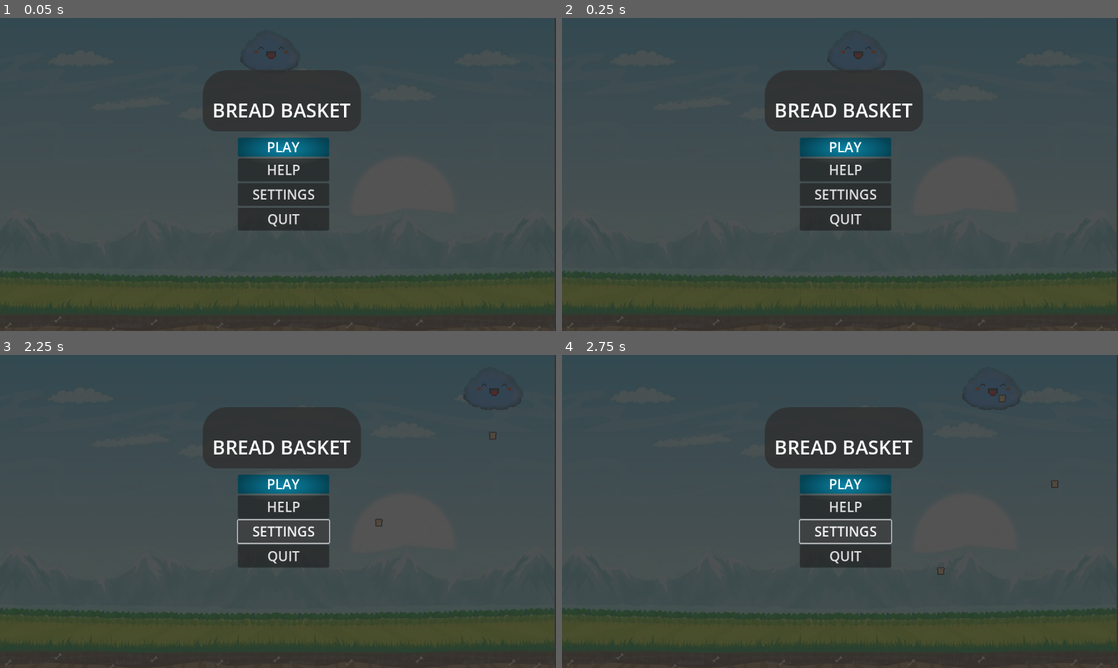
Above: before the commit, frames 1-4 (two rows, left to right).
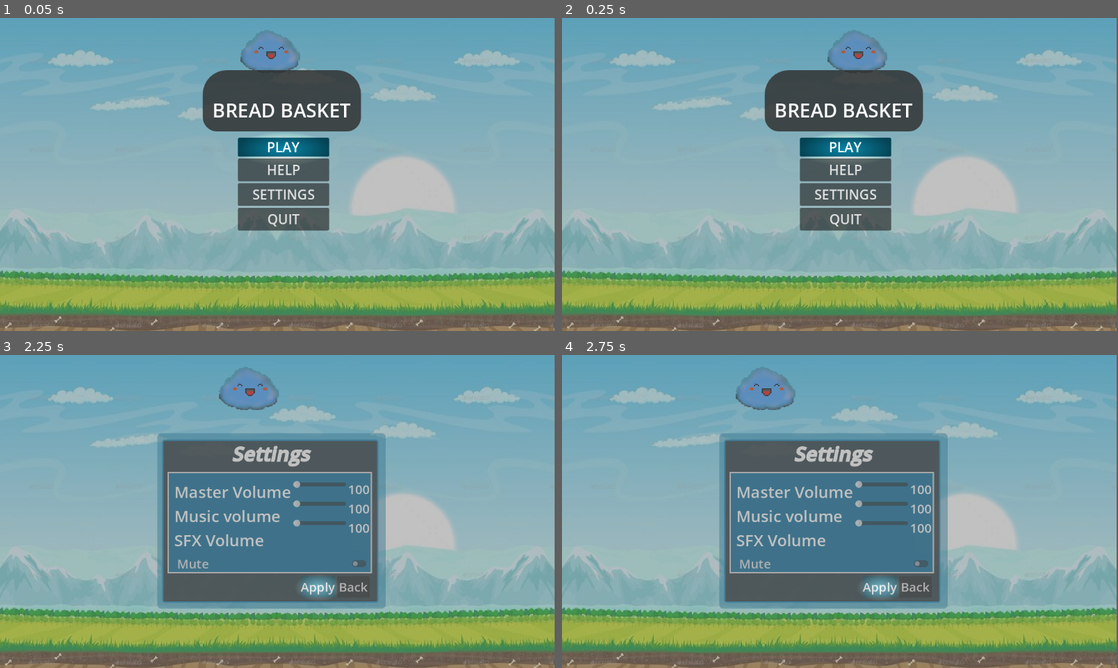
Above: after the commit, the same moments.

Repository: maltech0005-tech/Bread-Busket
Game: Godot game, scene res://scenes/Menu.tscn
The game is run twice, just before and just after one commit, with the same random seed, the same clock (stepped at 60 frames per second) and the same inputs.
Inputs (mouse positions are in pixels of both pictures, inside the frame that each line leads up to):
- Up to frame 1 (0.05 s): no input
- Up to frame 2 (0.25 s): no input
- Up to frame 3 (2.25 s): click "HELP" at 0.5 s; click (272, 627) at 1.25 s, where only the run after the commit has a clickable "Back"; click "SETTINGS" at 2 s
- Up to frame 4 (2.75 s): no input

The runs differ from the first frame. In frame 1, 93% of the frame differs, in the area x 0-100%, y 0-100%; in frame 2, 93%; in frame 3, 95%; in frame 4, 95%.

Commit message:
finished creating all necessary scenes and part of the readme, now working on the settings logic, info on help page and save data logic

Diff:
--- /dev/null
+++ b/scenes/Help.tscn
@@ -0,0 +1,148 @@
+[gd_scene load_steps=15 format=3 uid="uid://lvp02v8i8sb1"]
+
+[ext_resource type="Script" uid="uid://bywb2tuc7hxhh" path="res://script/help.gd" id="1_acoij"]
+[ext_resource type="Texture2D" uid="uid://c7ah4k5x5k3sn" path="res://assets/bg1.jpg" id="2_1egw1"]
+[ext_resource type="PackedScene" uid="uid://cleun01lmmbk4" path="res://scenes/bread.tscn" id="2_j1qxv"]
+[ext_resource type="PackedScene" uid="uid://b8oco0itoq06a" path="res://scenes/Menu_cloud.tscn" id="3_j1qxv"]
+[ext_resource type="PackedScene" uid="uid://chugoet7aphwn" path="res://scenes/hail.tscn" id="3_mqstw"]
+[ext_resource type="AudioStream" uid="uid://c5rsu844x3xaa" path="res://assets/background.mp3" id="4_mqstw"]
+
+[sub_resource type="StyleBoxFlat" id="StyleBoxFlat_n7bmx"]
+bg_color = Color(0.05490196, 0.4862745, 0.654902, 0.5019608)
+corner_radius_top_left = 8
+corner_radius_top_right = 8
+corner_radius_bottom_right = 8
+corner_radius_bottom_left = 8
+
+[sub_resource type="StyleBoxFlat" id="StyleBoxFlat_u7tm1"]
+bg_color = Color(0.13333334, 0.13333334, 0.13333334, 0.79607844)
+border_width_left = 3
+border_width_top = 3
+border_width_right = 3
+border_width_bottom = 3
+border_color = Color(0.03137255, 0.46666667, 0.67058825, 0.827451)
+corner_radius_top_left = 5
+corner_radius_top_right = 5
+corner_radius_bottom_right = 5
+corner_radius_bottom_left = 5
+
+[sub_resource type="StyleBoxFlat" id="StyleBoxFlat_vhlfi"]
+bg_color = Color(0.13333334, 0.13333334, 0.13333334, 0.79607844)
+
+[sub_resource type="StyleBoxFlat" id="StyleBoxFlat_j1qxv"]
+bg_color = Color(0.018020056, 0.26180276, 0.32753283, 1)
+corner_radius_top_left = 3
+corner_radius_top_right = 3
+corner_radius_bottom_right = 3
+corner_radius_bottom_left = 3
+
+[sub_resource type="StyleBoxFlat" id="StyleBoxFlat_mqstw"]
+bg_color = Color(0.019607844, 0.2627451, 0.3529412, 1)
+corner_radius_top_left = 3
+corner_radius_top_right = 3
+corner_radius_bottom_right = 3
+corner_radius_bottom_left = 3
+
+[sub_resource type="StyleBoxFlat" id="StyleBoxFlat_r0ohh"]
+bg_color = Color(0.054740593, 0.44578665, 0.5509865, 1)
+corner_radius_top_left = 3
+corner_radius_top_right = 3
+corner_radius_bottom_right = 3
+corner_radius_bottom_left = 3
+
+[sub_resource type="Gradient" id="Gradient_fd4am"]
+offsets = PackedFloat32Array(0.009009009, 1)
+colors = PackedColorArray(1, 1, 1, 1, 0, 0, 0, 1)
+
+[sub_resource type="GradientTexture2D" id="GradientTexture2D_57ux3"]
+gradient = SubResource("Gradient_fd4am")
+fill = 1
+fill_from = Vector2(0.5, 0.5)
+fill_to = Vector2(0.5, 0)
+
+[node name="Help" type="Node2D"]
+script = ExtResource("1_acoij")
+bread = ExtResource("2_j1qxv")
+hail = ExtResource("3_mqstw")
+
+[node name="bg" type="Sprite2D" parent="."]
+z_index = -10
+position = Vector2(573.00006, 326)
+scale = Vector2(1.5652175, 1.5893719)
+texture = ExtResource("2_1egw1")
+
+[node name="MenuCloud" parent="." instance=ExtResource("3_j1qxv")]
+position = Vector2(550, 77)
+
+[node name="spawn_timer" type="Timer" parent="."]
+
+[node name="hail_timer" type="Timer" parent="."]
+
+[node name="background" type="AudioStreamPlayer2D" parent="."]
+stream = ExtResource("4_mqstw")
+autoplay = true
+parameters/looping = false
+
+[node name="ColorRect" type="ColorRect" parent="."]
+z_index = 1
+offset_left = -3.0
+offset_top = -4.0
+offset_right = 1159.0
+offset_bottom = 654.0
+color = Color(0.47058824, 0.47058824, 0.47058824, 0.45882353)
+
+[node name="PanelContainer" type="PanelContainer" parent="."]
+offset_left = 277.0
+offset_top = 102.0
+offset_right = 863.0
+offset_bottom = 525.0
+theme_override_styles/panel = SubResource("StyleBoxFlat_n7bmx")
+
+[node name="Larger_border" type="RichTextLabel" parent="."]
+offset_left = 290.0
+offset_top = 112.0
+offset_right = 848.0
+offset_bottom = 513.0
+theme_override_font_sizes/normal_font_size = 40
+theme_override_font_sizes/bold_font_size = 40
+theme_override_font_sizes/bold_italics_font_size = 40
+theme_override_font_sizes/italics_font_size = 40
+theme_override_font_sizes/mono_font_size = 40
+theme_override_styles/normal = SubResource("StyleBoxFlat_u7tm1")
+theme_override_styles/focus = SubResource("StyleBoxFlat_vhlfi")
+bbcode_enabled = true
+text = "[center][b][i]Help[/i][/b][/center]
+[u][b]How to play[/b][/u]
+[ul]To move[/ul]
+      -use the AD in WASD / Arrow Keys(Left and Right)
+
+[ul]To pause[/ul]
+	  -click the spacebar
+	  -or use the pause button on screen
+
+[ul]To restart[/ul]
+	  -click the \"R\" key
+	  -or use the pause menu
+
+[u][b]Power Ups[/b][/u]
+[ul]Coming Soon[ul]"
+
+[node name="Back" type="Button" parent="."]
+offset_left = 529.1362
+offset_top = 542.67236
+offset_right = 589.1362
+offset_bottom = 578.67236
+theme_override_font_sizes/font_size = 26
+theme_override_styles/normal = SubResource("StyleBoxFlat_j1qxv")
+theme_override_styles/pressed = SubResource("StyleBoxFlat_mqstw")
+theme_override_styles/hover = SubResource("StyleBoxFlat_r0ohh")
+text = "Back"
+
+[node name="PointLight2D" type="PointLight2D" parent="Back"]
+position = Vector2(-105.70481, 23.451237)
+scale = Vector2(1.578125, 0.921875)
+texture = SubResource("GradientTexture2D_57ux3")
+offset = Vector2(90, 0)
+
+[connection signal="timeout" from="spawn_timer" to="." method="_on_spawn_timer_timeout"]
+[connection signal="pressed" from="Back" to="." method="_on_back_pressed"]
--- a/scenes/Menu.tscn
+++ b/scenes/Menu.tscn
@@ -1,10 +1,11 @@
-[gd_scene load_steps=12 format=3 uid="uid://bsuluvy5adh8"]
+[gd_scene load_steps=13 format=3 uid="uid://bsuluvy5adh8"]
 
 [ext_resource type="Script" uid="uid://ep24qojgd12r" path="res://script/menu.gd" id="1_11y2r"]
 [ext_resource type="Texture2D" uid="uid://c7ah4k5x5k3sn" path="res://assets/bg1.jpg" id="1_xdvgc"]
 [ext_resource type="PackedScene" uid="uid://cleun01lmmbk4" path="res://scenes/bread.tscn" id="2_jmdev"]
 [ext_resource type="PackedScene" uid="uid://chugoet7aphwn" path="res://scenes/hail.tscn" id="3_b6cxs"]
 [ext_resource type="PackedScene" uid="uid://b8oco0itoq06a" path="res://scenes/Menu_cloud.tscn" id="5_jmdev"]
+[ext_resource type="AudioStream" uid="uid://c5rsu844x3xaa" path="res://assets/background.mp3" id="6_b6cxs"]
 
 [sub_resource type="StyleBoxFlat" id="StyleBoxFlat_jmdev"]
 bg_color = Color(0.18431373, 0.18431373, 0.18431373, 0.827451)
@@ -68,7 +69,7 @@
 offset_top = -4.0
 offset_right = 1159.0
 offset_bottom = 654.0
-color = Color(0.18431373, 0.18431373, 0.18431373, 0.827451)
+color = Color(0.47058824, 0.47058824, 0.47058824, 0.45882353)
 
 [node name="GameLabel" type="RichTextLabel" parent="ColorRect"]
 layout_mode = 1
@@ -125,6 +126,11 @@
 theme_override_font_sizes/font_size = 28
 text = "QUIT"
 
+[node name="background" type="AudioStreamPlayer2D" parent="."]
+stream = ExtResource("6_b6cxs")
+autoplay = true
+parameters/looping = false
+
 [connection signal="timeout" from="spawn_timer" to="." method="_on_spawn_timer_timeout"]
 [connection signal="pressed" from="ColorRect/Menu_Container/Play" to="." method="_on_play_pressed"]
 [connection signal="pressed" from="ColorRect/Menu_Container/Help" to="." method="_on_help_pressed"]
--- a/scenes/Menu_cloud.tscn
+++ b/scenes/Menu_cloud.tscn
@@ -52,3 +52,6 @@
 [node name="spawn_timer" type="Timer" parent="."]
 
 [node name="hail_face_timer" type="Timer" parent="."]
+
+[connection signal="timeout" from="random_timer" to="." method="_on_random_timer_timeout"]
+[connection signal="timeout" from="hail_face_timer" to="." method="_on_hail_face_timer_timeout"]
--- /dev/null
+++ b/scenes/Settings.tscn
@@ -0,0 +1,229 @@
+[gd_scene load_steps=17 format=3 uid="uid://c6jp8aqhmjvh1"]
+
+[ext_resource type="Script" uid="uid://c8w11g66bc10t" path="res://script/settings.gd" id="1_1dggd"]
+[ext_resource type="Texture2D" uid="uid://c7ah4k5x5k3sn" path="res://assets/bg1.jpg" id="2_8e7v8"]
+[ext_resource type="PackedScene" uid="uid://cleun01lmmbk4" path="res://scenes/bread.tscn" id="2_j1j16"]
+[ext_resource type="PackedScene" uid="uid://b8oco0itoq06a" path="res://scenes/Menu_cloud.tscn" id="3_j1j16"]
+[ext_resource type="PackedScene" uid="uid://chugoet7aphwn" path="res://scenes/hail.tscn" id="3_slqrs"]
+[ext_resource type="AudioStream" uid="uid://c5rsu844x3xaa" path="res://assets/background.mp3" id="4_slqrs"]
+
+[sub_resource type="StyleBoxFlat" id="StyleBoxFlat_j1j16"]
+bg_color = Color(0.05490196, 0.4862745, 0.654902, 0.5019608)
+corner_radius_top_left = 8
+corner_radius_top_right = 8
+corner_radius_bottom_right = 8
+corner_radius_bottom_left = 8
+
+[sub_resource type="StyleBoxFlat" id="StyleBoxFlat_slqrs"]
+bg_color = Color(0.13333334, 0.13333334, 0.13333334, 0.79607844)
+border_width_left = 3
+border_width_top = 3
+border_width_right = 3
+border_width_bottom = 3
+border_color = Color(0.03137255, 0.46666667, 0.67058825, 0.827451)
+corner_radius_top_left = 5
+corner_radius_top_right = 5
+corner_radius_bottom_right = 5
+corner_radius_bottom_left = 5
+
+[sub_resource type="StyleBoxFlat" id="StyleBoxFlat_y661j"]
+bg_color = Color(0.13333334, 0.13333334, 0.13333334, 0.79607844)
+
+[sub_resource type="StyleBoxFlat" id="StyleBoxFlat_3ba70"]
+bg_color = Color(0.03137255, 0.46666667, 0.67058825, 0.827451)
+border_width_left = 3
+border_width_top = 3
+border_width_right = 3
+border_width_bottom = 3
+
+[sub_resource type="StyleBoxFlat" id="StyleBoxFlat_oej8g"]
+
+[sub_resource type="StyleBoxFlat" id="StyleBoxFlat_0xugd"]
+bg_color = Color(0.018020056, 0.26180276, 0.32753283, 1)
+corner_radius_top_left = 3
+corner_radius_top_right = 3
+corner_radius_bottom_right = 3
+corner_radius_bottom_left = 3
+
+[sub_resource type="StyleBoxFlat" id="StyleBoxFlat_i0b0f"]
+bg_color = Color(0.019607844, 0.2627451, 0.3529412, 1)
+corner_radius_top_left = 3
+corner_radius_top_right = 3
+corner_radius_bottom_right = 3
+corner_radius_bottom_left = 3
+
+[sub_resource type="StyleBoxFlat" id="StyleBoxFlat_nve26"]
+bg_color = Color(0.054740593, 0.44578665, 0.5509865, 1)
+corner_radius_top_left = 3
+corner_radius_top_right = 3
+corner_radius_bottom_right = 3
+corner_radius_bottom_left = 3
+
+[sub_resource type="Gradient" id="Gradient_fd4am"]
+offsets = PackedFloat32Array(0.009009009, 1)
+colors = PackedColorArray(1, 1, 1, 1, 0, 0, 0, 1)
+
+[sub_resource type="GradientTexture2D" id="GradientTexture2D_ah7xn"]
+gradient = SubResource("Gradient_fd4am")
+fill = 1
+fill_from = Vector2(0.5, 0.5)
+fill_to = Vector2(0.5, 0)
+
+[node name="Settings" type="Node2D"]
+script = ExtResource("1_1dggd")
+bread = ExtResource("2_j1j16")
+hail = ExtResource("3_slqrs")
+
+[node name="bg" type="Sprite2D" parent="."]
+z_index = -10
+position = Vector2(573.00006, 326)
+scale = Vector2(1.5652175, 1.5893719)
+texture = ExtResource("2_8e7v8")
+
+[node name="MenuCloud" parent="." instance=ExtResource("3_j1j16")]
+position = Vector2(550, 77)
+
+[node name="spawn_timer" type="Timer" parent="."]
+
+[node name="hail_timer" type="Timer" parent="."]
+
+[node name="background" type="AudioStreamPlayer2D" parent="."]
+stream = ExtResource("4_slqrs")
+autoplay = true
+parameters/looping = false
+
+[node name="ColorRect" type="ColorRect" parent="."]
+z_index = 1
+offset_left = -3.0
+offset_top = -4.0
+offset_right = 1159.0
+offset_bottom = 654.0
+color = Color(0.47058824, 0.47058824, 0.47058824, 0.45882353)
+
+[node name="PanelContainer" type="PanelContainer" parent="."]
+offset_left = 326.0
+offset_top = 162.0
+offset_right = 799.0
+offset_bottom = 525.0
+theme_override_styles/panel = SubResource("StyleBoxFlat_j1j16")
+
+[node name="Larger_border" type="RichTextLabel" parent="."]
+offset_left = 336.0
+offset_top = 175.0
+offset_right = 784.0
+offset_bottom = 513.0
+theme_override_font_sizes/normal_font_size = 40
+theme_override_font_sizes/bold_font_size = 40
+theme_override_font_sizes/bold_italics_font_size = 40
+theme_override_font_sizes/italics_font_size = 40
+theme_override_font_sizes/mono_font_size = 40
+theme_override_styles/normal = SubResource("StyleBoxFlat_slqrs")
+theme_override_styles/focus = SubResource("StyleBoxFlat_y661j")
+bbcode_enabled = true
+text = "[b][i]Settings[/i][/b]"
+horizontal_alignment = 1
+
+[node name="smaller_border" type="RichTextLabel" parent="."]
+offset_left = 347.0
+offset_top = 242.0
+offset_right = 771.0
+offset_bottom = 452.0
+theme_override_styles/normal = SubResource("StyleBoxFlat_3ba70")
+theme_override_styles/focus = SubResource("StyleBoxFlat_oej8g")
+
+[node name="Menu_Container" type="VBoxContainer" parent="."]
+offset_left = 361.17352
+offset_top = 260.04877
+offset_right = 766.1735
+offset_bottom = 476.04877
+
+[node name="HBoxContainer" type="HBoxContainer" parent="Menu_Container"]
+layout_mode = 2
+
+[node name="VBoxContainer" type="VBoxContainer" parent="Menu_Container/HBoxContainer"]
+layout_mode = 2
+
+[node name="Master Volume" type="Label" parent="Menu_Container/HBoxContainer/VBoxContainer"]
+layout_mode = 2
+theme_override_font_sizes/font_size = 33
+text = "Master Volume"
+
+[node name="Music volume" type="Label" parent="Menu_Container/HBoxContainer/VBoxContainer"]
+layout_mode = 2
+theme_override_font_sizes/font_size = 33
+text = "Music volume"
+
+[node name="SFX Volume" type="Label" parent="Menu_Container/HBoxContainer/VBoxContainer"]
+layout_mode = 2
+theme_override_font_sizes/font_size = 33
+text = "SFX Volume"
+
+[node name="VBoxContainer2" type="VBoxContainer" parent="Menu_Container/HBoxContainer"]
+layout_mode = 2
+
+[node name="HBoxContainer" type="HBoxContainer" parent="Menu_Container/HBoxContainer/VBoxContainer2"]
+layout_mode = 2
+
+[node name="HSlider" type="HSlider" parent="Menu_Container/HBoxContainer/VBoxContainer2/HBoxContainer"]
+custom_minimum_size = Vector2(110, 0)
+layout_mode = 2
+
+[node name="Label" type="Label" parent="Menu_Container/HBoxContainer/VBoxContainer2/HBoxContainer"]
+layout_mode = 2
+theme_override_font_sizes/font_size = 26
+text = "100"
+
+[node name="HBoxContainer2" type="HBoxContainer" parent="Menu_Container/HBoxContainer/VBoxContainer2"]
+layout_mode = 2
+
+[node name="HSlider" type="HSlider" parent="Menu_Container/HBoxContainer/VBoxContainer2/HBoxContainer2"]
+custom_minimum_size = Vector2(110, 0)
+layout_mode = 2
+
+[node name="Label" type="Label" parent="Menu_Container/HBoxContainer/VBoxContainer2/HBoxContainer2"]
+layout_mode = 2
+theme_override_font_sizes/font_size = 26
+text = "100"
+
+[node name="HBoxContainer3" type="HBoxContainer" parent="Menu_Container/HBoxContainer/VBoxContainer2"]
+layout_mode = 2
+
+[node name="HSlider" type="HSlider" parent="Menu_Container/HBoxContainer/VBoxContainer2/HBoxContainer3"]
+custom_minimum_size = Vector2(110, 0)
+layout_mode = 2
+
+[node name="Label" type="Label" parent="Menu_Container/HBoxContainer/VBoxContainer2/HBoxContainer3"]
+layout_mode = 2
+theme_override_font_sizes/font_size = 26
+text = "100"
+
+[node name="mute" type="CheckButton" parent="Menu_Container"]
+layout_mode = 2
+theme_override_font_sizes/font_size = 26
+text = "Mute"
+
+[node name="HBoxContainer2" type="HBoxContainer" parent="Menu_Container"]
+layout_mode = 2
+alignment = 2
+
+[node name="Apply" type="Button" parent="Menu_Container/HBoxContainer2"]
+layout_mode = 2
+theme_override_font_sizes/font_size = 26
+theme_override_styles/normal = SubResource("StyleBoxFlat_0xugd")
+theme_override_styles/pressed = SubResource("StyleBoxFlat_i0b0f")
+theme_override_styles/hover = SubResource("StyleBoxFlat_nve26")
+text = "Apply"
+
+[node name="PointLight2D" type="PointLight2D" parent="Menu_Container/HBoxContainer2/Apply"]
+position = Vector2(-105.70481, 23.451237)
+scale = Vector2(1.578125, 0.921875)
+texture = SubResource("GradientTexture2D_ah7xn")
+offset = Vector2(90, 0)
+
+[node name="Back" type="Button" parent="Menu_Container/HBoxContainer2"]
+layout_mode = 2
+theme_override_font_sizes/font_size = 26
+text = "Back"
+
+[connection signal="timeout" from="spawn_timer" to="." method="_on_spawn_timer_timeout"]
+[connection signal="pressed" from="Menu_Container/HBoxContainer2/Back" to="." method="_on_back_pressed"]
--- a/scenes/game.tscn
+++ b/scenes/game.tscn
@@ -1,7 +1,7 @@
-[gd_scene load_steps=30 format=3 uid="uid://dagl2jsi6iqyj"]
+[gd_scene load_steps=34 format=3 uid="uid://dagl2jsi6iqyj"]
 
 [ext_resource type="Texture2D" uid="uid://c7ah4k5x5k3sn" path="res://assets/bg1.jpg" id="1_iywne"]
-[ext_resource type="Script" uid="uid://cy0riad6dssft" path="res://scenes/game.gd" id="1_p57ef"]
+[ext_resource type="Script" uid="uid://cy0riad6dssft" path="res://script/game.gd" id="1_p57ef"]
 [ext_resource type="PackedScene" uid="uid://drk5hxkm1vgwx" path="res://scenes/basket.tscn" id="2_p57ef"]
 [ext_resource type="PackedScene" uid="uid://chugoet7aphwn" path="res://scenes/hail.tscn" id="3_kvpfn"]
 [ext_resource type="PackedScene" uid="uid://brk5ornw4rseq" path="res://scenes/cloud.tscn" id="3_u5sy4"]
@@ -9,7 +9,11 @@
 [ext_resource type="Texture2D" uid="uid://dttb1btw7l5qc" path="res://assets/playbutton.png" id="5_0tnpc"]
 [ext_resource type="PackedScene" uid="uid://cleun01lmmbk4" path="res://scenes/bread.tscn" id="7_u5sy4"]
 [ext_resource type="Texture2D" uid="uid://cr6kig2f1uuna" path="res://assets/Bread_meter.png" id="8_0tnpc"]
+[ext_resource type="Texture2D" uid="uid://bt8yel13cfxcf" path="res://assets/Revival.png" id="10_kvpfn"]
 [ext_resource type="Texture2D" uid="uid://c7816hp1smcp1" path="res://assets/stats_board.png" id="10_vtaks"]
+[ext_resource type="AudioStream" uid="uid://c5rsu844x3xaa" path="res://assets/background.mp3" id="12_dinhu"]
+[ext_resource type="AudioStream" uid="uid://dvaf0gthpokxo" path="res://assets/bread_collected.mp3" id="12_trtic"]
+[ext_resource type="AudioStream" uid="uid://cf58okdro8us8" path="res://assets/hail_stone.mp3" id="13_ir15t"]
 
 [sub_resource type="WorldBoundaryShape2D" id="WorldBoundaryShape2D_jyhfs"]
 
@@ -258,6 +262,7 @@
 [node name="Sprite2D" type="Sprite2D" parent="CanvasLayer"]
 position = Vector2(15.000003, 16.5)
 scale = Vector2(1.625, 1.6875)
+texture = ExtResource("10_kvpfn")
 
 [node name="Label" type="Label" parent="CanvasLayer"]
 offset_left = 80.0
@@ -280,9 +285,9 @@
 Score: 0"
 
 [node name="Pause" type="Button" parent="CanvasLayer"]
-offset_left = 388.16382
+offset_left = 577.1638
 offset_top = 3.1293945
-offset_right = 414.16382
+offset_right = 603.1638
 offset_bottom = 34.129395
 text = "||"
 
@@ -324,10 +329,22 @@
 layout_mode = 2
 text = "QUIT"
 
+[node name="bread_collected" type="AudioStreamPlayer2D" parent="."]
+stream = ExtResource("12_trtic")
+
+[node name="hail_crash" type="AudioStreamPlayer2D" parent="."]
+stream = ExtResource("13_ir15t")
+
+[node name="background" type="AudioStreamPlayer2D" parent="."]
+stream = ExtResource("12_dinhu")
+autoplay = true
+parameters/looping = false
+
 [connection signal="timeout" from="spawn_timer" to="." method="_on_spawn_timer_timeout"]
 [connection signal="timeout" from="hail_timer" to="." method="_on_hail_timer_timeout"]
 [connection signal="pressed" from="CanvasLayer/left" to="." method="_on_left_pressed"]
 [connection signal="pressed" from="CanvasLayer/right" to="." method="_on_right_pressed"]
+[connection signal="pressed" from="CanvasLayer/Pause" to="." method="_on_pause_pressed"]
 [connection signal="pressed" from="CanvasLayer/GameOver/gameoverContainer/Restart" to="." method="_on_restart_pressed"]
 [connection signal="pressed" from="CanvasLayer/GameOver/gameoverContainer/Help" to="." method="_on_help_pressed"]
 [connection signal="pressed" from="CanvasLayer/GameOver/gameoverContainer/Quit" to="." method="_on_quit_pressed"]
--- a/script/GameManager.gd
+++ b/script/GameManager.gd
@@ -1,5 +1,7 @@
 extends Node
 
+@export var score:int = 0
+@export var HighScore:int = 0
 
 # Called when the node enters the scene tree for the first time.
 func _ready() -> void:
--- a/script/basket.gd
+++ b/script/basket.gd
@@ -29,3 +29,7 @@
 			game.check_gameover()
 		else:
 			game.check_gameover()
+	elif area.is_in_group("bread"):
+		GameManager.score+=1
+		game=get_tree().get_first_node_in_group("game")
+		game.update_stats()
--- a/script/bread.gd
+++ b/script/bread.gd
@@ -2,15 +2,19 @@
 @onready var sprite: AnimatedSprite2D = $Sprite
 
 var Speed = 200
+var game = null
 
 func _ready() -> void:
 	add_to_group("bread")
+	game=get_tree().get_first_node_in_group("game")
 
 func _process(delta: float) -> void:
 	global_position.y+=Speed*delta
 
 func _on_body_entered(body: Node2D) -> void:
 	if body.is_in_group("basket"):
+		game=get_tree().get_first_node_in_group("game")
+		game.playbread()
 		queue_free()
 
 func make_hail():
--- a/scenes/game.gd
+++ b/script/game.gd
@@ -5,6 +5,9 @@
 @onready var hail_timer: Timer = $hail_timer
 @onready var game_over: Node2D = $CanvasLayer/GameOver
 @onready var life_value: AnimatedSprite2D = $CanvasLayer/life_value
+@onready var stats_label: Label = $CanvasLayer/stats_label
+@onready var bread_collected: AudioStreamPlayer2D = $bread_collected
+@onready var hail_crash: AudioStreamPlayer2D = $hail_crash
 
 var cloud = null
 var basket = null
@@ -60,6 +63,9 @@
 	get_tree().change_scene_to_file("res://scenes/Menu.tscn")
 
 func _on_restart_pressed() -> void:
+	basket=get_tree().get_first_node_in_group("basket")
+	basket.life=10
+	get_tree().paused=false
 	get_tree().reload_current_scene()
 
 func check_life():
@@ -87,3 +93,15 @@
 		life_value.play("1")
 	elif life == 0:
 		life_value.play("0")
+
+func _on_pause_pressed() -> void:
+	get_tree().paused=true
+
+func update_stats():
+	stats_label.text = "High Score: "+str(GameManager.HighScore)+"\nScore: "+str(GameManager.score)
+
+func playbread():
+	bread_collected.play()
+
+func playhail():
+	hail_crash.play()
--- a/script/hail.gd
+++ b/script/hail.gd
@@ -1,10 +1,11 @@
 extends Area2D
 
 var Speed =  200
-
+var game = null
 # Called when the node enters the scene tree for the first time.
 func _ready() -> void:
 	add_to_group("hail")
+	game=get_tree().get_first_node_in_group("game")
 
 # Called every frame. 'delta' is the elapsed time since the previous frame.
 func _process(delta: float) -> void:
@@ -12,4 +13,6 @@
 
 func _on_body_entered(body: Node2D) -> void:
 	if body.is_in_group("basket"):
+		game=get_tree().get_first_node_in_group("game")
+		game.playhail()
 		queue_free()
--- /dev/null
+++ b/script/help.gd
@@ -0,0 +1,40 @@
+extends Node2D
+@export var bread: PackedScene
+@export var hail: PackedScene
+@onready var spawn_timer: Timer = $spawn_timer
+@onready var hail_timer: Timer = $hail_timer
+
+var cloud=null
+
+func _ready() -> void:
+	spawn_timer.start(randf_range(0.8, 1.5))
+	hail_timer.start(randf_range(0.8, 1.5))
+
+func _on_play_pressed() -> void:
+	get_tree().change_scene_to_file("res://scenes/game.tscn")
+
+func _on_help_pressed() -> void:
+	pass # Replace with function body.
+
+func _on_settings_pressed() -> void:
+	pass # Replace with function body.
+
+func _on_quit_pressed() -> void:
+	get_tree().quit()
+
+func _on_spawn_timer_timeout() -> void:
+	var choice = randf_range(1, 5)
+	if choice<3:
+		var bread_spawn = bread.instantiate()
+		cloud=get_tree().get_first_node_in_group("menu_cloud")
+		bread_spawn.global_position=cloud.global_position
+		add_child(bread_spawn)
+	else:
+		var hail_spawn = hail.instantiate()
+		cloud=get_tree().get_first_node_in_group("menu_cloud")
+		cloud.hail_face()
+		hail_spawn.global_position=cloud.global_position
+		add_child(hail_spawn)
+
+func _on_back_pressed() -> void:
+	get_tree().change_scene_to_file("res://scenes/Menu.tscn")
--- a/script/menu.gd
+++ b/script/menu.gd
@@ -14,10 +14,10 @@
 	get_tree().change_scene_to_file("res://scenes/game.tscn")
 
 func _on_help_pressed() -> void:
-	pass # Replace with function body.
+	get_tree().change_scene_to_file("res://scenes/Help.tscn")
 
 func _on_settings_pressed() -> void:
-	pass # Replace with function body.
+	get_tree().change_scene_to_file("res://scenes/Settings.tscn")
 
 func _on_quit_pressed() -> void:
 	get_tree().quit()
--- /dev/null
+++ b/script/settings.gd
@@ -0,0 +1,40 @@
+extends Node2D
+@export var bread: PackedScene
+@export var hail: PackedScene
+@onready var spawn_timer: Timer = $spawn_timer
+@onready var hail_timer: Timer = $hail_timer
+
+var cloud=null
+
+func _ready() -> void:
+	spawn_timer.start(randf_range(0.8, 1.5))
+	hail_timer.start(randf_range(0.8, 1.5))
+
+func _on_play_pressed() -> void:
+	get_tree().change_scene_to_file("res://scenes/game.tscn")
+
+func _on_help_pressed() -> void:
+	pass # Replace with function body.
+
+func _on_settings_pressed() -> void:
+	pass # Replace with function body.
+
+func _on_quit_pressed() -> void:
+	get_tree().quit()
+
+func _on_spawn_timer_timeout() -> void:
+	var choice = randf_range(1, 5)
+	if choice<3:
+		var bread_spawn = bread.instantiate()
+		cloud=get_tree().get_first_node_in_group("menu_cloud")
+		bread_spawn.global_position=cloud.global_position
+		add_child(bread_spawn)
+	else:
+		var hail_spawn = hail.instantiate()
+		cloud=get_tree().get_first_node_in_group("menu_cloud")
+		cloud.hail_face()
+		hail_spawn.global_position=cloud.global_position
+		add_child(hail_spawn)
+
+func _on_back_pressed() -> void:
+	get_tree().change_scene_to_file("res://scenes/Menu.tscn")
Binary file added: assets/Revival.png
Not shown, added: assets/Revival.png.import
Not shown, added: assets/background.mp3.import
Not shown, added: assets/bread_collected.mp3.import
Not shown, added: assets/gameover.mp3.import
Not shown, added: assets/hail_stone.mp3.import
Not shown: 1 places in scenes/Menu.tscn that only renumber resources
Renamed: scenes/game.gd.uid -> script/game.gd.uid
Not shown, added: script/help.gd.uid
Not shown, added: script/settings.gd.uid
Not shown, added: assets/background.mp3
Not shown, added: assets/bread_collected.mp3
(and 2 more such lines)
